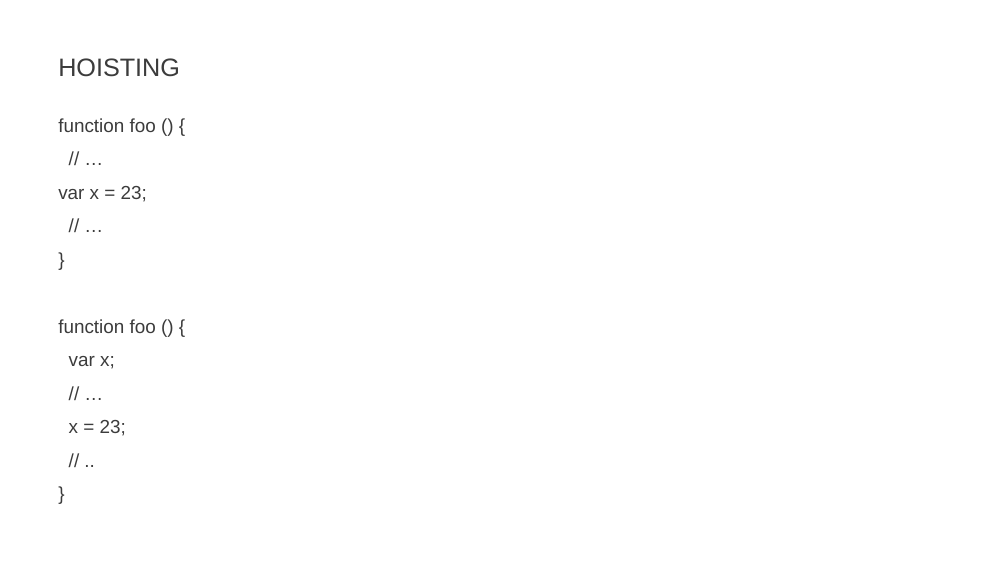
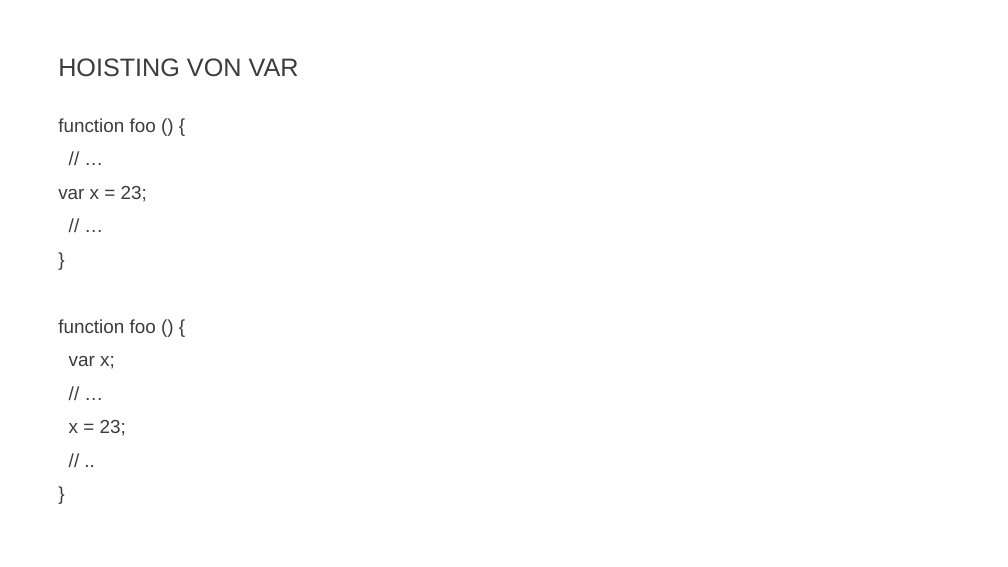
Before and after one commit to JohannesFeige/typescriptTrainingGrundlagen, a slide deck: slide 14 of TypeScriptBasics.pptx (slide 12 before the commit). Drawn at 1008x567 pixels with LibreOffice and Linux fonts; fonts in the diff are those of the drawing; background and template pictures are left out. Boxes give left, top, right and bottom in pixels: in the first picture for what was removed or moved away, otherwise in the second. Text is boxed around its words. In the diff, an @@ line names an element or a change of style, - is before the commit and + after.

```diff
--- a/TypeScriptBasics.pptx
+++ b/TypeScriptBasics.pptx
@@ title at box(58, 58, 299, 77): text changed @@
-HOISTING
+HOISTING VON VAR
```
Also in this commit, not shown: 3 other slides changed, 6 slides added, 1 slide removed, 7 other files.
